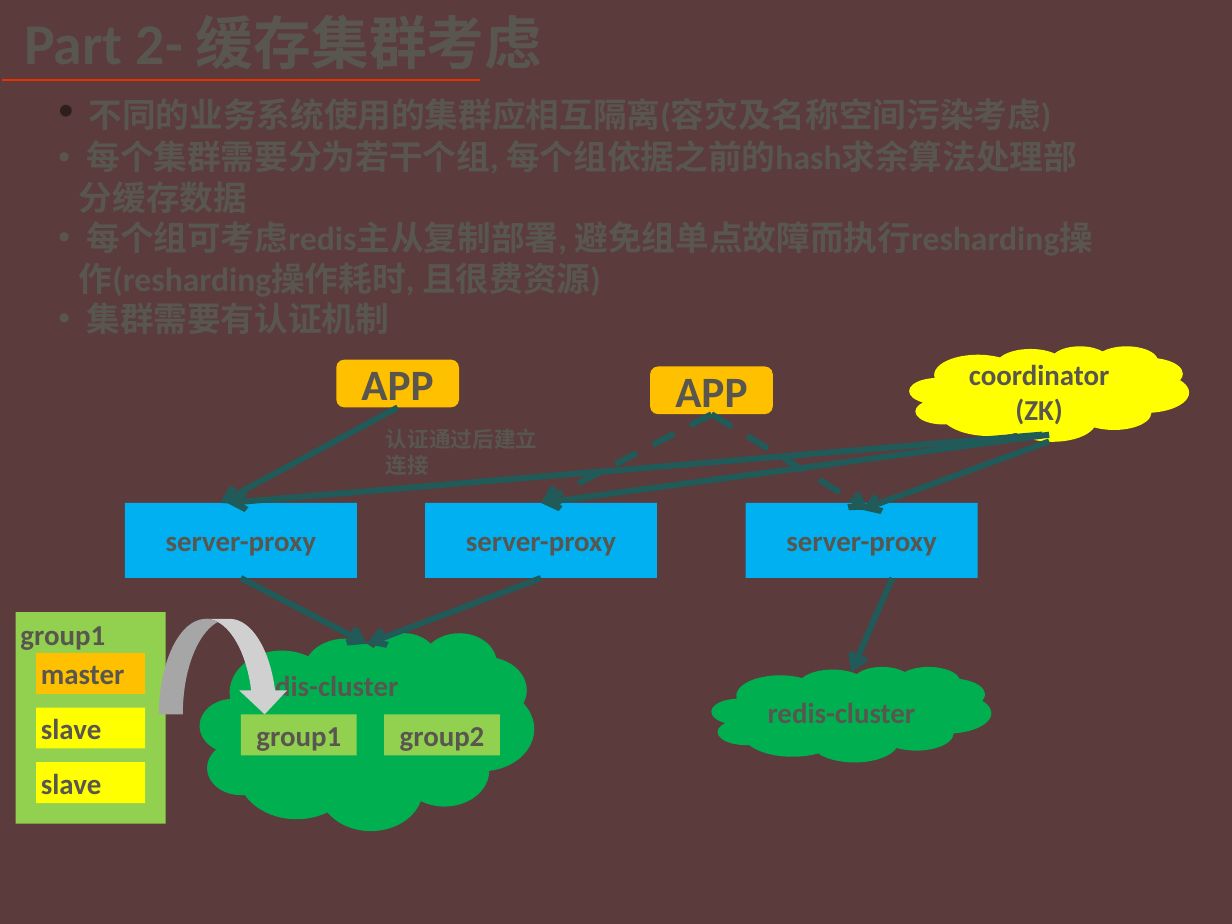
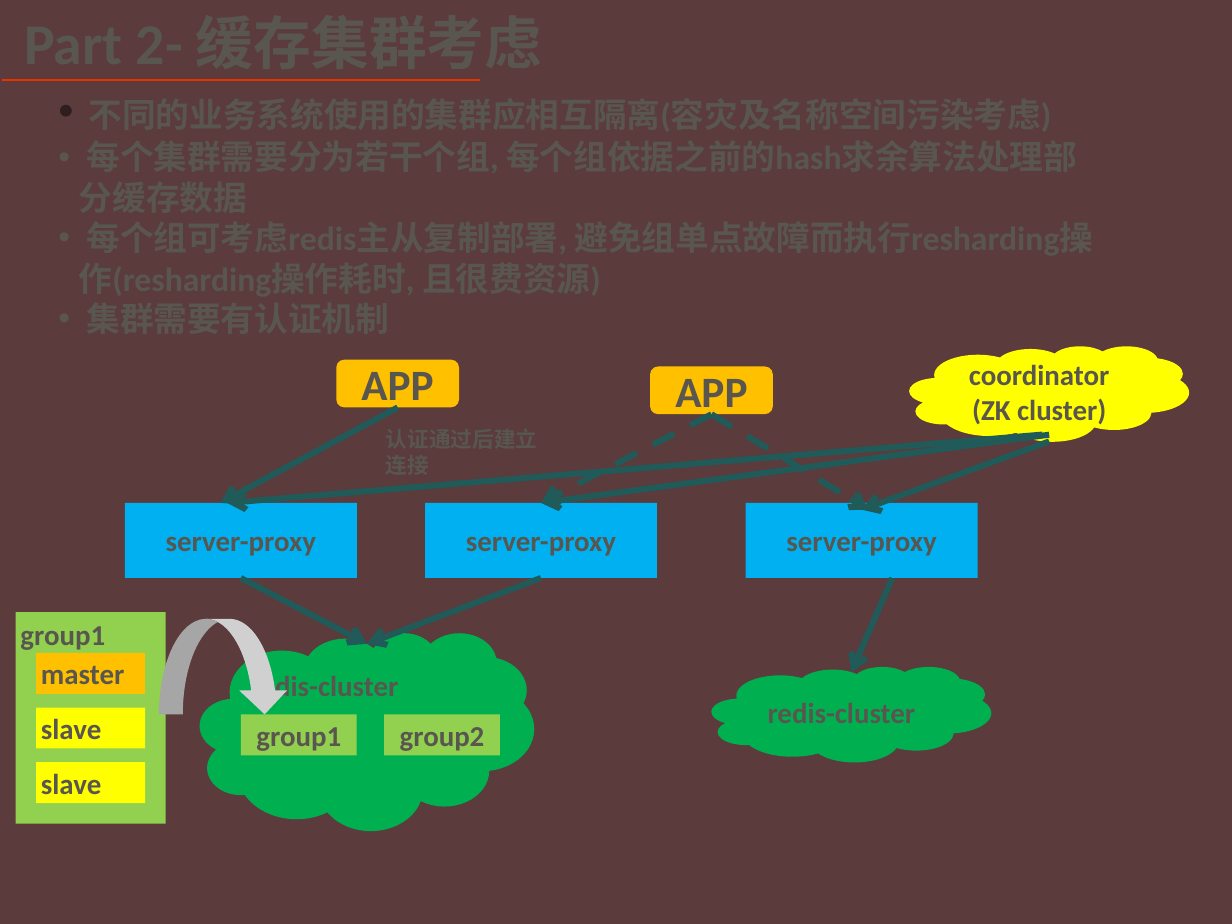
Before and after one commit to 18965050/-, a slide deck: slide 12 of 基于多数据库的分布式缓存系统方案设计.pptx. Drawn at 1232x924 pixels with LibreOffice and Linux fonts; fonts in the diff are those of the drawing; grey boxes stand for pictures; background and template pictures are left out. Boxes give left, top, right and bottom in pixels: in the first picture for what was removed or moved away, otherwise in the second. Text is boxed around its words. In the diff, an @@ line names an element or a change of style, - is before the commit and + after.

```diff
--- a/基于多数据库的分布式缓存系统方案设计.pptx
+++ b/基于多数据库的分布式缓存系统方案设计.pptx
@@ text in cloud at box(972, 399, 1106, 424): text changed @@
-(ZK)
+(ZK cluster)
```
Also in this commit, not shown: 3 other slides changed, 3 slides added, 2 other files.
